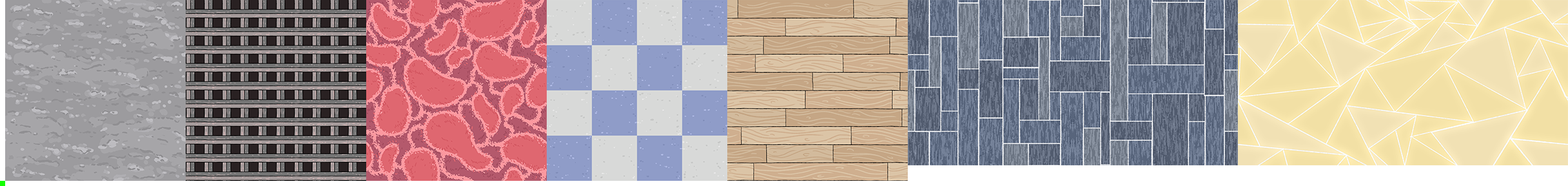
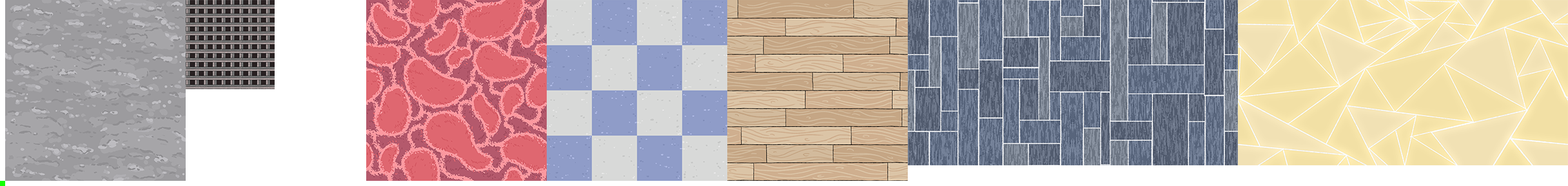
Two versions of the same layered image (1568 × 186). Layer-by-layer changes:
painted on "Calque 2" over (x1=185, y1=0, x2=367, y2=181)
